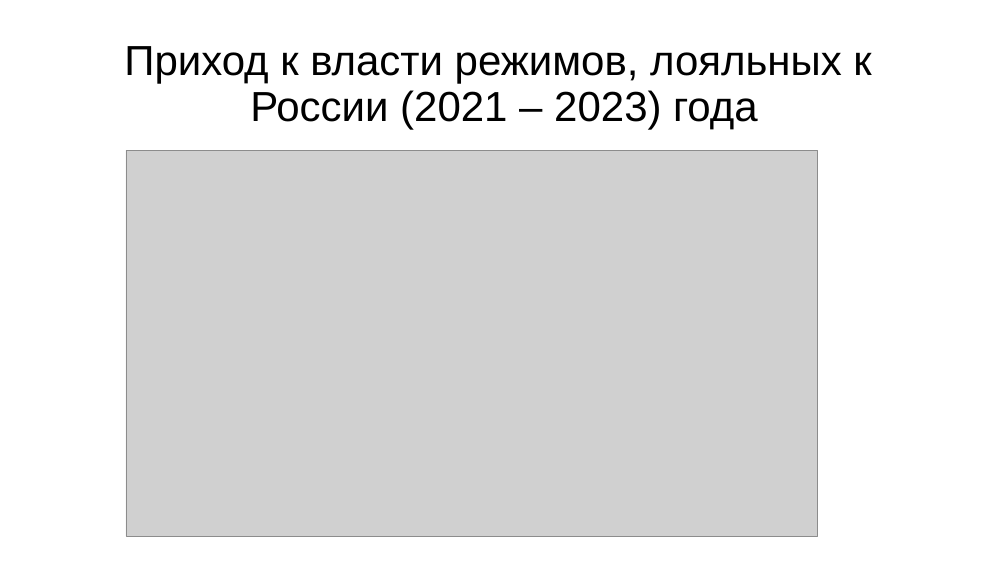
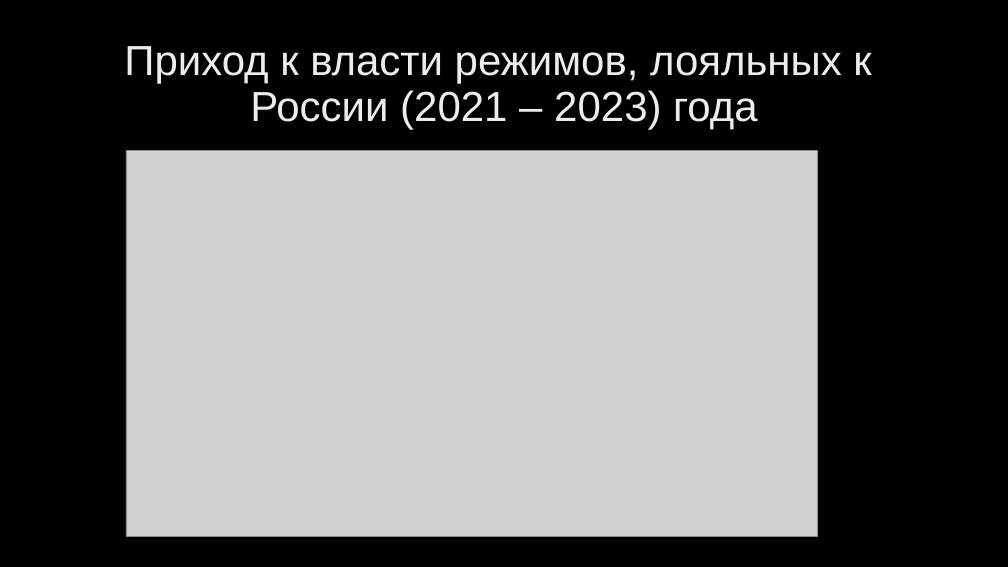
Before and after one commit to belov-anatoly/afrique, a slide deck: slide 15 of Африка_презентация.pptx. Drawn at 1008x567 pixels with LibreOffice and Linux fonts; fonts in the diff are those of the drawing; grey boxes stand for pictures; background and template pictures are left out. Boxes give left, top, right and bottom in pixels: in the first picture for what was removed or moved away, otherwise in the second. Text is boxed around its words. In the diff, an @@ line names an element or a change of style, - is before the commit and + after.

```diff
--- a/Африка_презентация.pptx
+++ b/Африка_презентация.pptx
@@ background #FFFFFF to picture (left out) @@
@@ title "Приход к власти режимов, лояльных ..." at [124,46,871,129]: text colour #000000 to gradient #BFBFBF to #EDEDED to #FFFFFF @@
```
Also in this commit, not shown: 17 other slides changed, 1 slide added.
